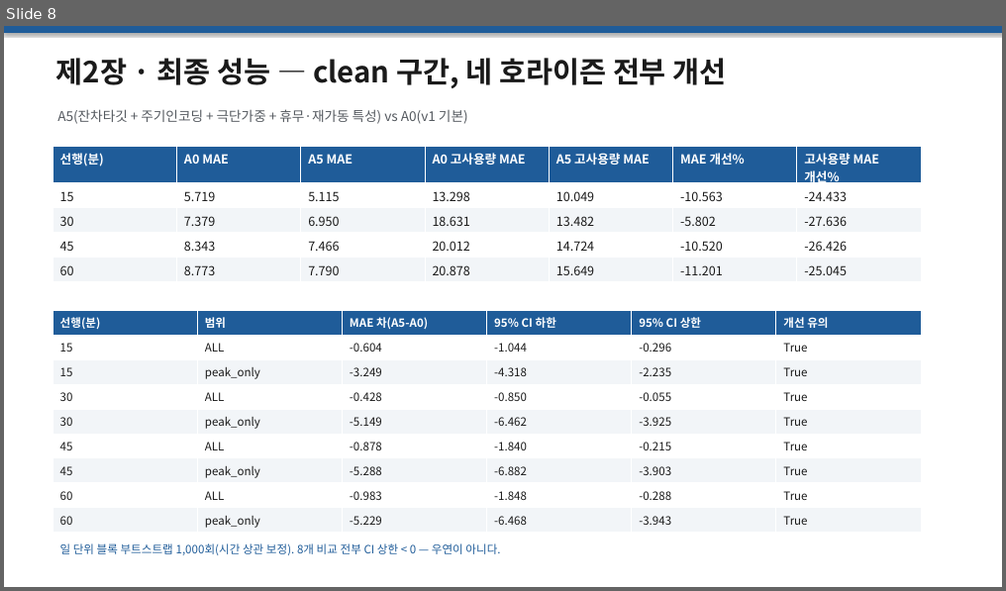
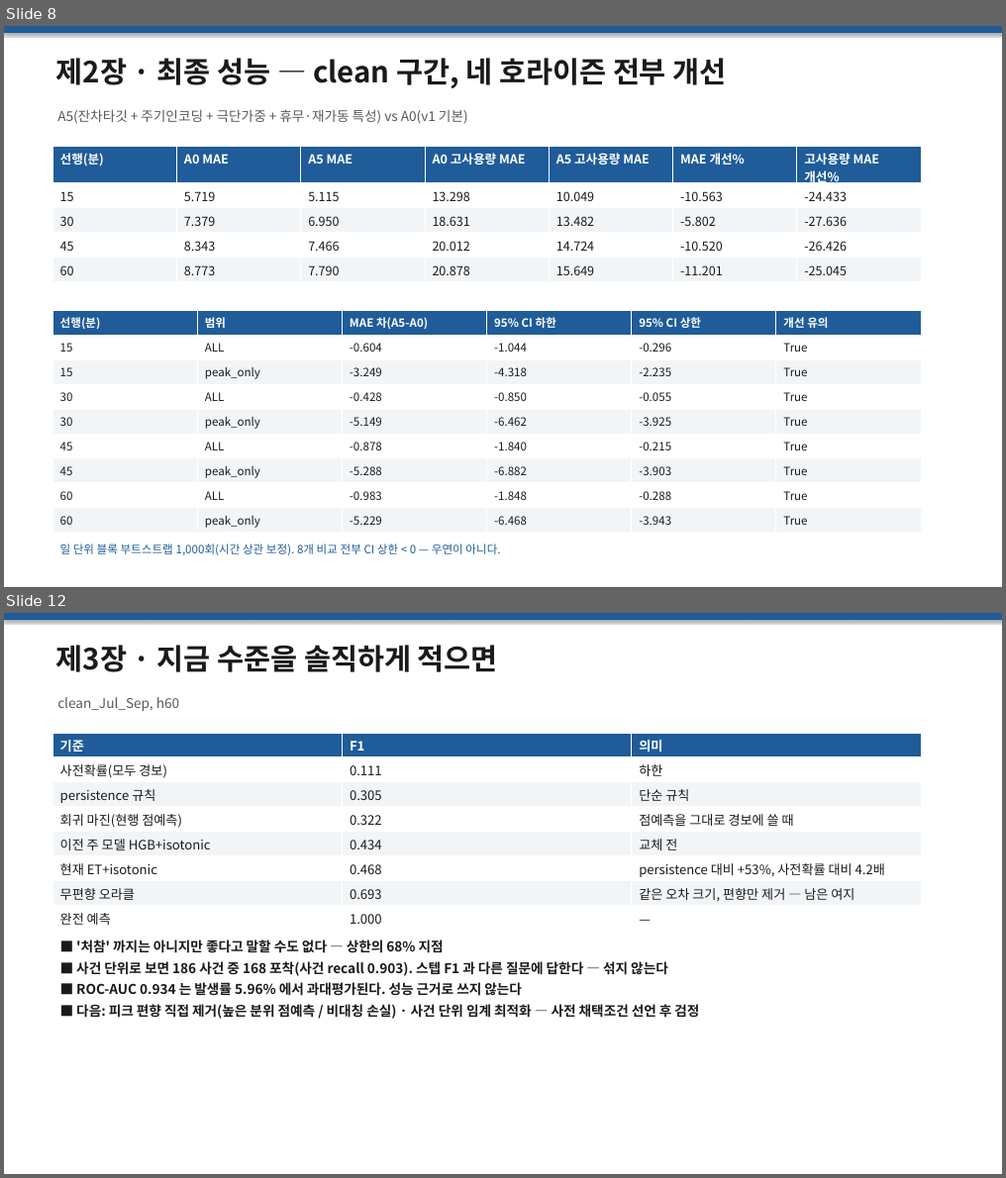
Before and after one commit to seokchu/2026_-, a slide deck: submission/발표자료_전력피크조기경보.pptx. Shown one above the other, each under a label of ours: slide 8 before the commit, slides 8 and 12 after it; the slides between them are not shown. The pictures are 1006x591 and 1006x1178 pixels, drawn with LibreOffice and Linux fonts; fonts in the diff are those of the drawing. Boxes give left, top, right and bottom in pixels: in the first picture for what was removed or moved away, otherwise in the second. Text is boxed around its words. In the diff, an @@ line names an element or a change of style, - is before the commit and + after.

```diff
--- a/submission/발표자료_전력피크조기경보.pptx
+++ b/submission/발표자료_전력피크조기경보.pptx
@@ slide 12 added at (x1=4, y1=613, x2=1002, y2=1174), background #FFFFFF @@
@@ rectangle added at (x1=4, y1=613, x2=1002, y2=620), fill #1F5C99 @@
@@ text added at (x1=56, y1=645, x2=498, y2=672), 28 pt, text #1A1A1A, bold @@
+제3장 · 지금 수준을 솔직하게 적으면
@@ text added at (x1=57, y1=697, x2=179, y2=711), 13 pt, text #555A60 @@
+clean_Jul_Sep, h60
@@ table added at (x1=53, y1=733, x2=922, y2=931), 8 rows, 3 columns @@
+기준 | F1 | 의미
+사전확률(모두 경보) | 0.111 | 하한
+persistence 규칙 | 0.305 | 단순 규칙
+회귀 마진(현행 점예측) | 0.322 | 점예측을 그대로 경보에 쓸 때
+이전 주 모델 HGB+isotonic | 0.434 | 교체 전
+현재 ET+isotonic | 0.468 | persistence 대비 +53%, 사전확률 대비 4.2배
+무편향 오라클 | 0.693 | 같은 오차 크기, 편향만 제거 — 남은 여지
+완전 예측 | 1.000 | —
@@ text added at (x1=76, y1=939, x2=699, y2=1019), 13 pt, text #1A1A1A, bold @@
+■ '처참' 까지는 아니지만 좋다고 말할 수도 없다 — 상한의 68% 지점
+■ 사건 단위로 보면 186 사건 중 168 포착(사건 recall 0.903). 스텝 F1 과 다른 질문에 답한다 — 섞지 않는다
+■ ROC-AUC 0.934 는 발생률 5.96% 에서 과대평가된다. 성능 근거로 쓰지 않는다
+■ 다음: 피크 편향 직접 제거(높은 분위 점예측 / 비대칭 손실) · 사건 단위 임계 최적화 — 사전 채택조건 선언 후 검정
```
Also in this commit, not shown: 1 slide changed, 3 other slides added, 27 other files.
